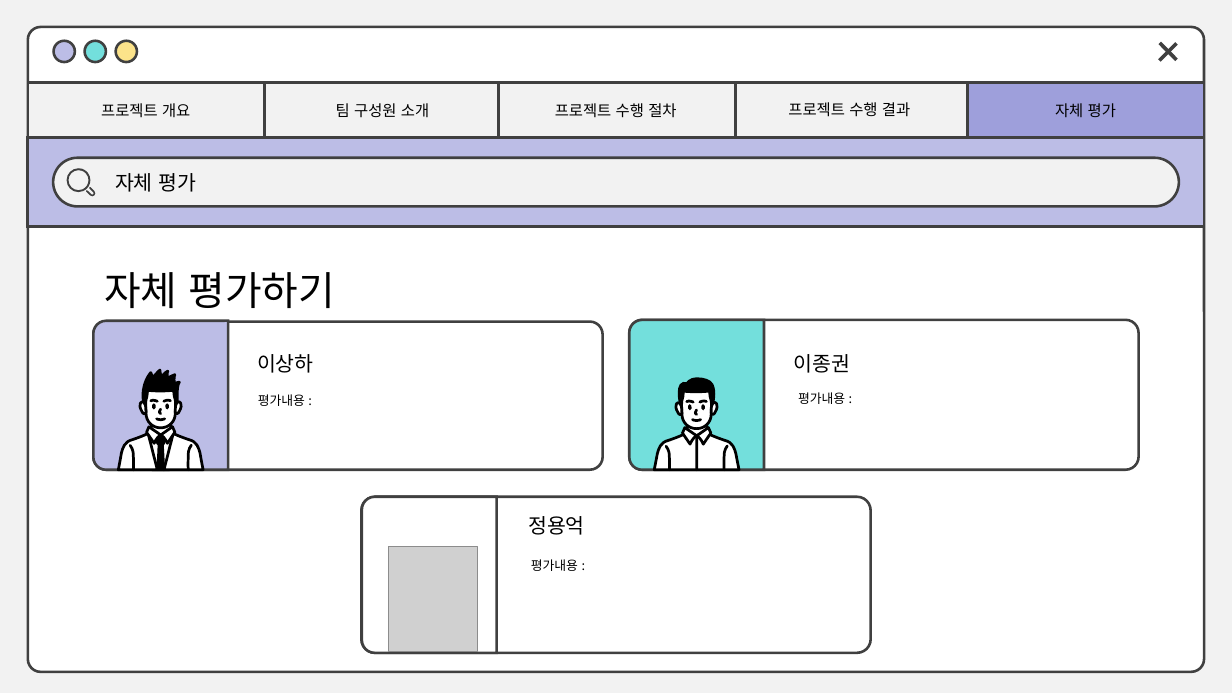
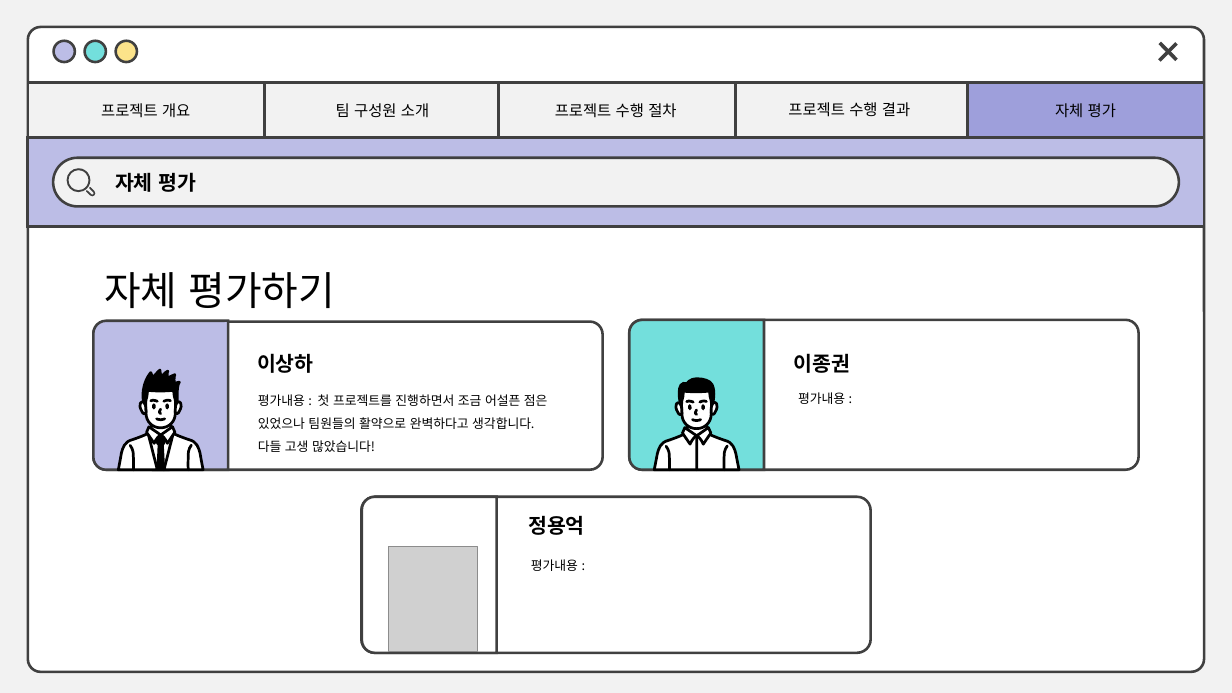
Before and after one commit to SangHa000/TEAMPROJECT1, a slide deck: slide 15 of 오피스 2016 발표용.pptx (slide 16 before the commit). Drawn at 1232x693 pixels with LibreOffice and Linux fonts; fonts in the diff are those of the drawing; grey boxes stand for pictures. Boxes give left, top, right and bottom in pixels: in the first picture for what was removed or moved away, otherwise in the second. Text is boxed around its words. In the diff, an @@ line names an element or a change of style, - is before the commit and + after.

```diff
--- a/오피스 2016 발표용.pptx
+++ b/오피스 2016 발표용.pptx
@@ bold on in 3 elements at box(115, 172, 196, 192), box(528, 515, 585, 535), box(794, 353, 851, 373) @@
@@ text at box(258, 394, 548, 452): text changed @@
-평가내용 :
+평가내용 : 첫 프로젝트를 진행하면서 조금 어설픈 점은 있었으나 팀원들의 활약으로 완벽하다고 생각합니다.
+다들 고생 많았습니다!
```
Also in this commit, not shown: 15 other slides changed, 1 slide removed.
